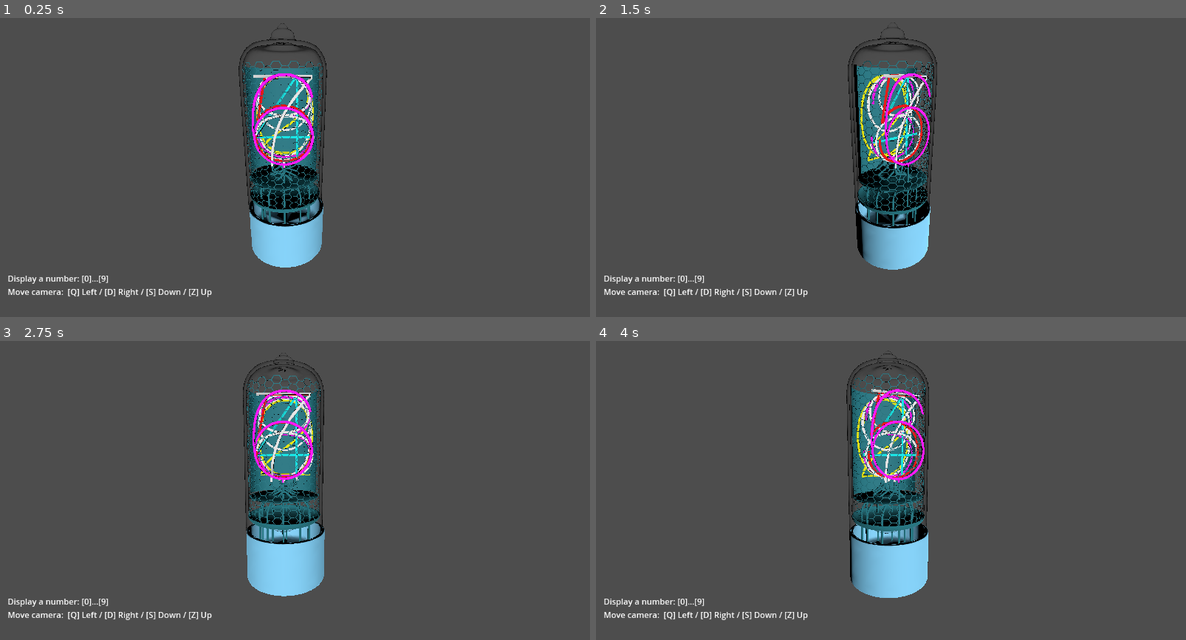
Above: before the commit, frames 1-4 (two rows, left to right).
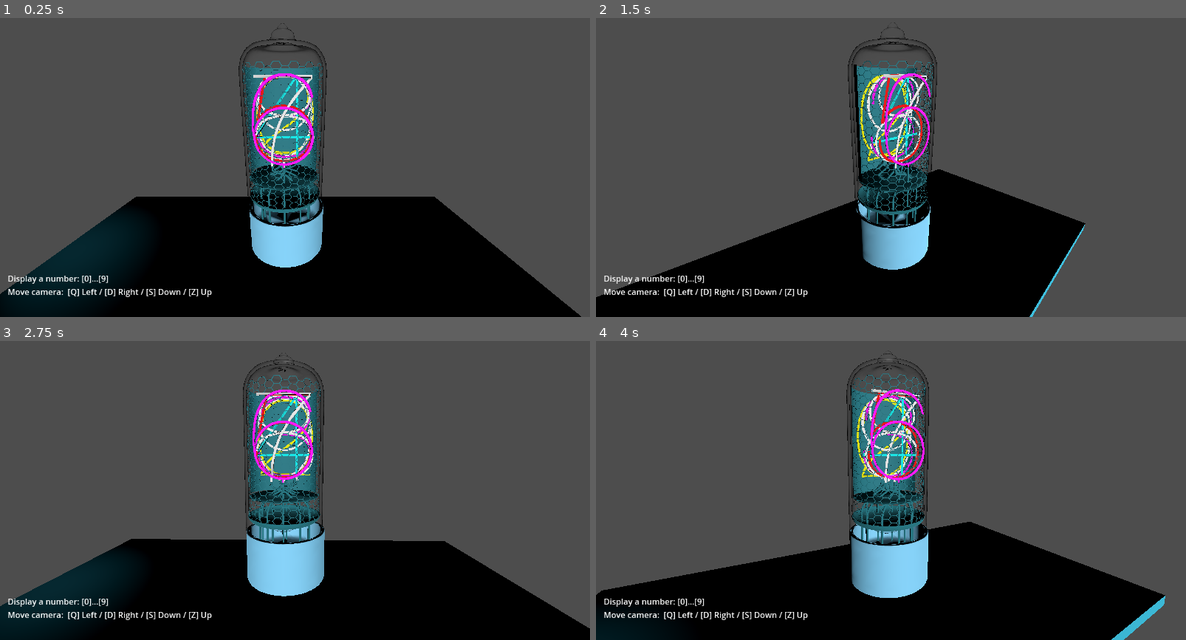
Above: after the commit, the same moments.

Repository: HackTechDev/NixieTubes
Game: Godot game, scene res://scenes/node_3d.tscn
Two runs of this game, one before a commit and one after it. Both use one fixed random seed, a clock stepped at 60 frames per second and the inputs below.
Inputs:
- Up to frame 1 (0.25 s): no input
- Up to frame 2 (1.5 s): tap Enter at 0.5 s; hold D (key_D) 0.53-1.28 s; tap A (key_Q) at 1.35 s
- Up to frame 3 (2.75 s): tap Space at 2 s; hold S (key_S) from 2.03 s (still down)
- Up to frame 4 (4 s): release S (key_S) at 2.78 s; tap W (key_Z) at 2.85 s; tap Enter at 3.5 s; hold D (key_D) from 3.53 s (still down)

The runs differ from the first frame. In frame 1, 28% of the frame differs, in the area x 0-99%, y 14-100%; in frame 2, 22%; in frame 3, 25%; in frame 4, 24%.

Commit message:
[Add] Light

Diff:
--- a/scenes/node_3d.tscn
+++ b/scenes/node_3d.tscn
@@ -20,6 +20,12 @@
 [ext_resource type="PackedScene" uid="uid://dcakdu1xtj3fs" path="res://scenes/plug.tscn" id="18_yg4ef"]
 [ext_resource type="Script" path="res://scenes/cam_gimbal.gd" id="19_1ewlw"]
 [ext_resource type="Script" path="res://scenes/camera_3d.gd" id="20_v3b06"]
+
+[sub_resource type="BoxMesh" id="BoxMesh_ytpx2"]
+size = Vector3(10, 0.2, 5)
+
+[sub_resource type="StandardMaterial3D" id="StandardMaterial3D_cp5at"]
+albedo_color = Color(0.16735, 0.644165, 0.751623, 1)
 
 [node name="Node3D" type="Node3D"]
 script = ExtResource("1_if0am")
@@ -60,7 +66,7 @@
 transform = Transform3D(1, 0, 0, 0, 1, 0, 0, 0, 1, -0.24859, 0, 0.239381)
 
 [node name="DirectionalLight3D" type="DirectionalLight3D" parent="."]
-transform = Transform3D(1, 0, 0, 0, 1, 0, 0, 0, 1, 0, 3, 0)
+transform = Transform3D(1, 0, 0, 0, 1, 0, 0, 0, 1, 0, 2.62415, 0)
 
 [node name="discdown" parent="." instance=ExtResource("13_5wrql")]
 transform = Transform3D(1, 0, 0, 0, 1, 0, 0, 0, 1, -0.195, -0.751763, 0.28691)
@@ -78,7 +84,7 @@
 transform = Transform3D(1, 0, 0, 0, 1, 0, 0, 0, 1, -0.17, -1.525, 0.265)
 
 [node name="SpotLight3D" type="SpotLight3D" parent="."]
-transform = Transform3D(0.774519, -0.224144, -0.591506, 0.612372, 0.5, 0.612372, 0.158494, -0.836516, 0.524519, -3, 5, 3)
+transform = Transform3D(0.774519, -0.224144, -0.591506, 0.612372, 0.5, 0.612372, 0.158494, -0.836516, 0.524519, -6.12483, 1.33143, 1.17154)
 
 [node name="CanvasLayer" type="CanvasLayer" parent="."]
 
@@ -97,3 +103,16 @@
 [node name="Camera3D" type="Camera3D" parent="cam_gimbal"]
 transform = Transform3D(1, 0, 0, 0, 0.953344, 0.301887, 0, -0.301887, 0.953344, 0, 1.3662, 4.08266)
 script = ExtResource("20_v3b06")
+
+[node name="Node3D" type="Node3D" parent="."]
+
+[node name="MeshInstance3D" type="MeshInstance3D" parent="Node3D"]
+transform = Transform3D(1, 0, 0, 0, 1, 0, 0, 0, 1, -0.327, -2.37, 0.12)
+mesh = SubResource("BoxMesh_ytpx2")
+surface_material_override/0 = SubResource("StandardMaterial3D_cp5at")
+
+[node name="SpotLight3D2" type="SpotLight3D" parent="."]
+transform = Transform3D(-0.0214036, -0.79522, 0.605944, -0.0280718, 0.606322, 0.794724, -0.999377, 0, -0.0353007, 5.86657, 3.35152, 0)
+
+[node name="OmniLight3D" type="OmniLight3D" parent="."]
+transform = Transform3D(1, 0, 0, 0, 1, 0, 0, 0, 1, 0, 4.22907, 0)
Not shown: 1 places in scenes/node_3d.tscn that only renumber resources
